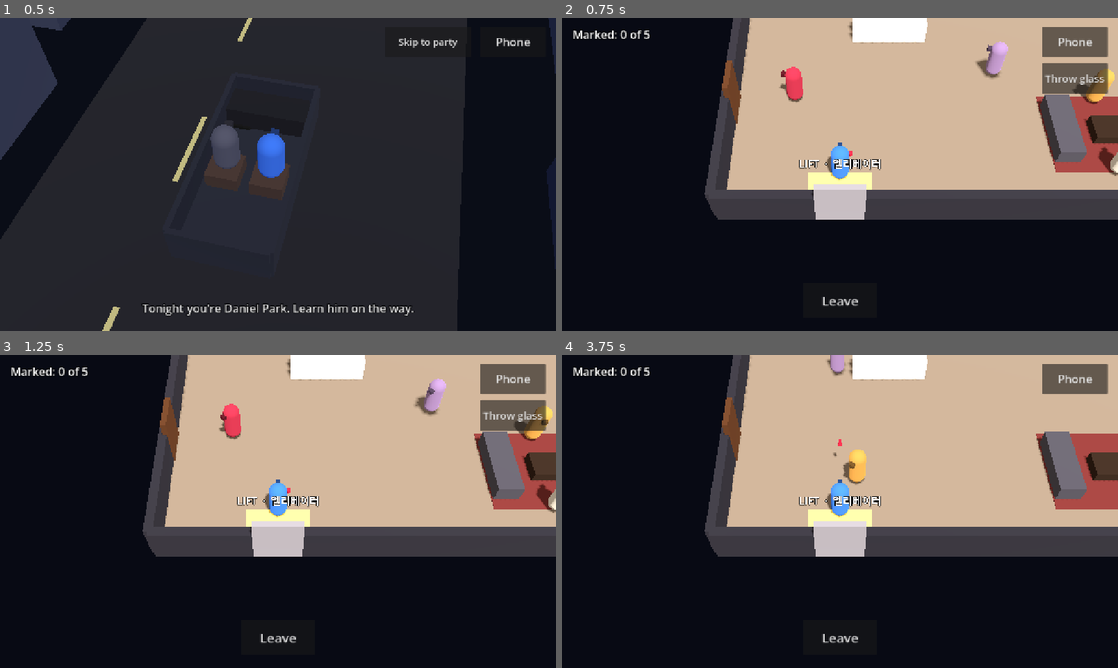
Above: before the commit, frames 1-4 (two rows, left to right).
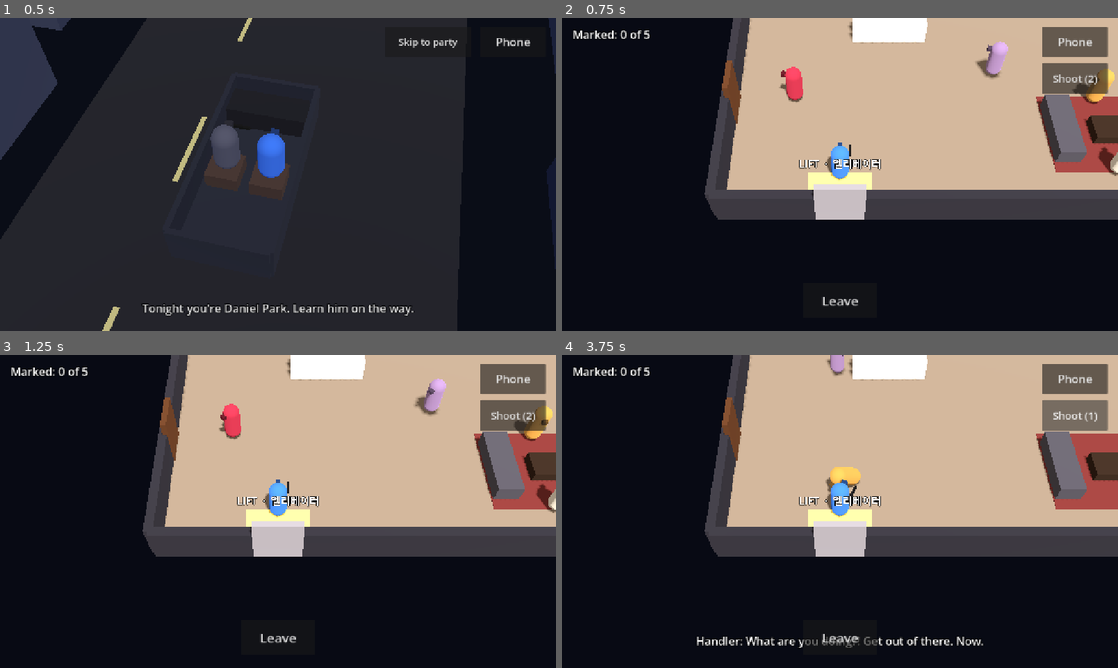
Above: after the commit, the same moments.

Repository: Kopus123/tal
Game: Godot game, scene res://cover.tscn
Two runs of this game, one before a commit and one after it. Both use one fixed random seed, a clock stepped at 60 frames per second and the inputs below.
Inputs:
- Up to frame 1 (0.5 s): no input
- Up to frame 2 (0.75 s): click "Skip to party" at 0.5 s
- Up to frame 3 (1.25 s): no input
- Up to frame 4 (3.75 s): click "Leave" at 1.25 s; click "Phone" at 2 s; click "Again" at 2.75 s; click "Throw glass" (after the commit: "Shoot (2)") at 3.5 s

Frame 1 is identical in both runs. In frame 2, 0.2% of the frame differs, in the area x 51-98%, y 18-45%; in frame 3, 0.2%; in frame 4, 2.4%, in the area x 24-99%, y 0-94%.
Error in both runs: Invalid access to property or key 'process_frame' on a base object of type 'null instance'. (res://cover.gd:280)

Commit message:
Spy box 1.11.0: a silenced pistol instead of the glass (two shots; security first if he's after you, else whoever's in front; they drop; witnesses alarmed, security comes, handler yells; debrief lists who you took down)
Co-Authored-By: Claude Opus 5.5 <noreply@anthropic.com>

Diff:
--- a/spy/gala.gd
+++ b/spy/gala.gd
@@ -79,7 +79,8 @@
 const HANDLER := {"h_in": "You're in. We know their titles, not their faces. Listen, and mark who's who on your phone.",
 	"h_out": "Okay, we're out. Let's see what you got.",
 	"h_heat1": "Careful. People are starting to talk about you.", "h_heat2": "Security's watching you now. Keep it clean, or head for the lift.",
-	"h_heat3": "They're onto you. Get to the lift. Now.", "h_calm": "Okay. Security's backed off."}
+	"h_heat3": "They're onto you. Get to the lift. Now.", "h_calm": "Okay. Security's backed off.",
+	"h_shot": "What are you doing?! Get out of there. Now."}
 const HEAT := [2, 4, 6]          # how much doubt in the room (everyone's added up) before: talk, security watches you, security comes
 const ASKERS := ["host", "broker", "assistant", "g1", "g2", "g3", "g4", "g5", "g6"]   # who might ask who you are
 const REACT := {"ok": ["아, 반갑습니다.", "Ah, nice to meet you."], "again": ["네? 다시 한 번요?", "Sorry? Once more?"], "cool": ["아... 네.", "Ah... right."],
@@ -149,7 +150,11 @@
 var no_heat := false              # (tester) doubt in the room doesn't bring security
 var talk_wait := {}               # you tapped Talk while they were mid-chat: they turn to you when it's done
 var hunt_wait := 0.0              # he checks in on his earpiece before he comes: your head start
-var glass := true                 # a wine glass in your hand: throw it and everyone looks where it smashes
+var ammo := 2                     # a silenced pistol, two shots: whoever you hit goes down
+var gun_prop: MeshInstance3D
+var shoot_btn: Button
+var downed: Array = []            # who you took down
+var glass := false                # a wine glass in your hand: throw it and everyone looks where it smashes
 var glass_prop: MeshInstance3D
 var throw_btn: Button
 var noise_at := Vector3.ZERO      # where it smashed
@@ -271,7 +276,9 @@
 	var pmat := _mat(Color(0.4, 0.8, 1.0)); pmat.emission_enabled = true; pmat.emission = Color(0.3, 0.6, 0.9); phone_prop.material_override = pmat
 	phone_prop.position = Vector3(0, 1.05, -0.4); phone_prop.visible = false; body_mesh.add_child(phone_prop)
 	glass_prop = MeshInstance3D.new(); glass_prop.mesh = _glass_mesh(); glass_prop.material_override = _glass_mat()
-	glass_prop.position = Vector3(0.34, 1.0, -0.15); body_mesh.add_child(glass_prop)
+	glass_prop.position = Vector3(0.34, 1.0, -0.15); body_mesh.add_child(glass_prop); glass_prop.visible = false
+	gun_prop = MeshInstance3D.new(); var gb := BoxMesh.new(); gb.size = Vector3(0.08, 0.1, 0.42); gun_prop.mesh = gb
+	gun_prop.material_override = _mat(Color(0.08, 0.08, 0.09)); gun_prop.position = Vector3(0.34, 1.0, -0.3); body_mesh.add_child(gun_prop)
 	var ear := AudioListener3D.new(); ear.position.y = 1.5; player.add_child(ear); ear.make_current()   # you hear from where you stand
 	player.position = START
 	ring = MeshInstance3D.new(); var tm := TorusMesh.new(); tm.inner_radius = 0.42; tm.outer_radius = 0.55; ring.mesh = tm
@@ -668,6 +675,69 @@
 	if distract_t <= 0.0 and not hunting and not sec.shadow: _send_back(sec)   # back to his post
 
 
+func _aim() -> Dictionary:   # who you'd hit: security first if he's after you, else whoever's in front of you, else whoever's nearest
+	var sec := _find("security")
+	if sec and (hunting or sec.shadow) and player.position.distance_to(sec.body.position) < 14.0: return sec
+	var fwd := Vector3(-sin(body_mesh.rotation.y), 0, -cos(body_mesh.rotation.y))
+	var best := {}; var bd := INF
+	for p in people:
+		if p.gone: continue
+		var to: Vector3 = p.body.position - player.position; to.y = 0
+		var d := to.length()
+		if d > 14.0 or d < 0.05: continue
+		var score := d if fwd.dot(to / d) > 0.75 else d + 100.0   # in front of you counts first
+		if score < bd: bd = score; best = p
+	if bd > 100.0 and bd - 100.0 > 8.0: return {}
+	return best
+
+
+func _shoot() -> void:   # pfft: they drop. Anyone who sees it panics, and security comes for you
+	if ammo <= 0 or done or escorting or not asking.is_empty() or back: return
+	var p := _aim()
+	ammo -= 1
+	var to: Vector3 = (p.body.position if p else player.position + Vector3(-sin(body_mesh.rotation.y), 0, -cos(body_mesh.rotation.y)) * 5.0) - player.position
+	body_mesh.rotation.y = atan2(-to.x, -to.z)
+	var flash := MeshInstance3D.new(); var fm := SphereMesh.new(); fm.radius = 0.12; fm.height = 0.24; flash.mesh = fm
+	var fmat := _mat(Color(1.0, 0.85, 0.4)); fmat.emission_enabled = true; fmat.emission = Color(1.0, 0.7, 0.3); fmat.emission_energy_multiplier = 4.0; flash.material_override = fmat
+	flash.position = gun_prop.position + Vector3(0, 0, -0.3); body_mesh.add_child(flash)
+	get_tree().create_timer(0.08).timeout.connect(flash.queue_free)
+	var snd := AudioStreamPlayer3D.new(); snd.stream = _shot_sound(); snd.position = player.position + Vector3(0, 1.0, 0); add_child(snd); snd.play()
+	played.append("shot")
+	if p.is_empty(): _plg("You fire. Nobody there."); return
+	_plg("You fire at %s. They drop." % _desc(p))
+	_drop(p)
+	_handler("h_shot")
+	var sec := _find("security")
+	for o in people:   # everyone who saw: alarmed, and they look at you
+		if o.gone or o.body.position.distance_to(player.position) > 10.0: continue
+		_doubt(o, 3); o.glance = 5.0; o.look_t = 0.0
+	if sec and not hunting and not done:   # he heard it: he comes for you, no waiting
+		hunting = true; hunted = true; hunt_wait = 0.6; sec.shadow = false; sec.timer = INF; heat_stage = 3
+		slots_taken.erase("%s:%d" % [sec.spot, sec.slot]); sec.slot = -1
+
+
+func _drop(p: Dictionary) -> void:   # down on the floor, out of the party
+	if asking == p: _ask_end("walked")
+	p.gone = true; p.busy = true; p.following = false; p.shadow = false; p.coming = false
+	if p.slot >= 0: slots_taken.erase("%s:%d" % [p.spot, p.slot])
+	downed.append(p.id)
+	var b: CharacterBody3D = p.body
+	b.velocity = Vector3.ZERO; b.collision_layer = 0; p.audio.stop(); p.ko.text = ""
+	if p.role == "security": hunting = false; distract_t = 0.0
+	create_tween().tween_property(b, "rotation:x", -PI / 2, 0.35)
+	var pos := b.position; create_tween().tween_property(b, "position:y", 0.3, 0.35).from(pos.y)
+
+
+func _shot_sound() -> AudioStreamWAV:   # a suppressed shot: a hard thump and a hiss
+	var rate := 22050; var n := int(rate * 0.3)
+	var data := PackedByteArray(); data.resize(n * 2)
+	for i in n:
+		var t := float(i) / rate
+		var v := sin(t * TAU * 90.0) * exp(-t * 30.0) * 0.9 + (randf() * 2.0 - 1.0) * exp(-t * 40.0) * 0.6
+		data.encode_s16(i * 2, int(clampf(v, -1.0, 1.0) * 30000.0))
+	var w := AudioStreamWAV.new(); w.format = AudioStreamWAV.FORMAT_16_BITS; w.mix_rate = rate; w.data = data; return w
+
+
 func _room_doubt() -> int:   # everyone's doubt about you, added up
 	var n := 0
 	for p in people:
@@ -960,11 +1030,9 @@
 func _process(dt: float) -> void:
 	var focus := player.position + (Vector3(3.4, 0, 0) if phone_open else Vector3.ZERO)   # the phone covers the right: keep you in view
 	cam.position = cam.position.lerp(focus + CAM_OFF, 1.0 - exp(-6.0 * dt)); cam.look_at(cam.position - CAM_OFF, Vector3.UP)
-	if not glass and not done:   # stand at the bar and the bartender hands you another
-		var bt := _find("bartender")
-		if bt and not bt.busy and player.position.distance_to(bt.body.position) < 2.2:
-			glass = true; glass_prop.visible = true; _line(bt, "r_wine")
-	throw_btn.visible = glass and not done and not escorting and not phone_open and asking.is_empty() and not back
+	throw_btn.visible = false
+	shoot_btn.visible = ammo > 0 and not done and not escorting and not phone_open and asking.is_empty() and not back
+	shoot_btn.text = "Shoot (%d)" % ammo
 	if not talk_wait.is_empty():   # you asked for them: they turn to you as soon as they're free
 		var tw: Dictionary = talk_wait
 		if tw.gone or done or not asking.is_empty() or back or player.position.distance_to(tw.body.position) > 3.2: talk_wait = {}; talk_btn.text = "Talk"
@@ -1030,7 +1098,9 @@
 	phone_btn = _btn("Phone", 26, Vector2(150, 70)); phone_btn.set_anchors_preset(Control.PRESET_TOP_RIGHT)
 	phone_btn.position = Vector2(-174, 20); root.add_child(phone_btn); phone_btn.pressed.connect(_toggle_phone)
 	throw_btn = _btn("Throw glass", 24, Vector2(150, 70)); throw_btn.set_anchors_preset(Control.PRESET_TOP_RIGHT)
-	throw_btn.position = Vector2(-174, 104); root.add_child(throw_btn); throw_btn.pressed.connect(func(): _throw())
+	throw_btn.position = Vector2(-174, 104); root.add_child(throw_btn); throw_btn.pressed.connect(func(): _throw()); throw_btn.visible = false
+	shoot_btn = _btn("Shoot (2)", 24, Vector2(150, 70)); shoot_btn.set_anchors_preset(Control.PRESET_TOP_RIGHT)
+	shoot_btn.position = Vector2(-174, 104); root.add_child(shoot_btn); shoot_btn.pressed.connect(func(): _shoot())
 	talk_btn = _btn("Talk", 34, Vector2(200, 110)); root.add_child(talk_btn); talk_btn.pressed.connect(_talk_btn)   # walk up to someone and talk
 	talk_btn.anchor_left = 1; talk_btn.anchor_right = 1; talk_btn.anchor_top = 1; talk_btn.anchor_bottom = 1
 	talk_btn.offset_left = -240; talk_btn.offset_right = -30; talk_btn.offset_top = -170; talk_btn.offset_bottom = -40; talk_btn.visible = false
@@ -1135,6 +1205,7 @@
 	await get_tree().create_timer(1.2).timeout
 	var t := "Debrief\n\n"
 	if walked_out: t += "Escorted out.\n\n"
+	if downed: t += "You took down: %s.\n\n" % ", ".join(downed.map(func(id): var q := _who_is(id); return "a guest" if q.role == "guest" else ROLE_NAME[q.role][1]))
 	elif hunted: t += "You got out before security reached you.\n\n"
 	var right := 0
 	for r in ROLES:
@@ -1934,36 +2005,30 @@
 	_check(hunt_wait > 0.0, "and he takes a moment on his earpiece first: your head start")
 	_check(heat_stage == 3 and hunting and played.has("h_heat3"), "the whole room doubts you: he comes for you, get to the lift (stage %d hunting=%s escorting=%s doubt %d)" % [heat_stage, hunting, escorting, _room_doubt()])
 	hunting = false; hunted = false; heat_stage = 0; no_heat = true; sh.shadow = false; _send_back(sh); _reset_pics()
-	# the glass: throw it, and security goes to look instead of coming for you
+	# the pistol: two shots, whoever you hit drops; anyone who sees it panics
 	_reset_pics(); hold = true
 	for p in people: p.busy = false
-	_check(glass and glass_prop.visible and throw_btn.visible, "you have a glass in your hand, and a Throw glass button")
+	_check(ammo == 2 and gun_prop.visible and shoot_btn.visible and shoot_btn.text == "Shoot (2)", "you carry a pistol: a Shoot (2) button")
 	var sd := _find("security")
 	await _put(Vector3(-0.6, 0, 2.0)); sd.body.position = player.position + Vector3(4.5, 0, 0)
 	hunting = true; hunted = true; slots_taken.erase("%s:%d" % [sd.spot, sd.slot]); sd.slot = -1
-	body_mesh.rotation.y = PI / 2   # (facing away from him)
-	var n_before := player.position.distance_to(sd.body.position)
-	await _throw(); await _secs(0.1)
-	_check(not glass and not glass_prop.visible and played.has("smash") and noise_at.x < player.position.x - 3.0, "throw it: it smashes on the floor ahead of you")
-	await _secs(1.2)
-	_check(distract_t > 0.0 and sd.body.position.distance_to(noise_at) < 4.5 + 6.0 - 1.0 and player.position.distance_to(sd.body.position) > 1.1, "security stops coming for you and goes to look at it (%.1f m from the mess)" % sd.body.position.distance_to(noise_at))
-	_check(people.filter(func(o): return o.look_t > 0.0).size() >= 1, "heads turn to the noise")
-	for i in 200:
-		await _secs(0.1)
-		if distract_t <= 0.0: break
-	var n_after := player.position.distance_to(sd.body.position)
-	await _secs(1.0)
-	_check((hunting or escorting) and player.position.distance_to(sd.body.position) < n_after, "a few seconds later he comes for you again: use them to get away (hunting=%s escorting=%s done=%s distract=%.1f %.1f→%.1f m)" % [hunting, escorting, done, distract_t, n_after, player.position.distance_to(sd.body.position)])
-	hunting = false; hunted = false; escorting = false; done = false; end_ui.visible = false; sd.busy = false; _send_back(sd)
-	var btd := _find("bartender"); await _beside(btd); await _secs(0.6)
-	_check(glass and glass_prop.visible and played.has("bartender_r_wine"), "go to the bar: 네, 여기 있습니다, and another glass")
-	var wg: Dictionary = _guest_group()[0]; await _beside(wg)
-	escorting = false; done = false; end_ui.visible = false
-	if not asking.is_empty(): _ask_end("walked")
-	_reset_pics(); glass = true
-	await _throw(); await _secs(0.2)
-	_check(wg.pic.doubt >= 1, "throw it right beside someone: they saw you do it (doubt=%d %.1f m, done=%s escorting=%s)" % [wg.pic.doubt, player.position.distance_to(wg.body.position), done, escorting])
-	_reset_pics(); glass = true; glass_prop.visible = true; distract_t = 0.0
+	body_mesh.rotation.y = PI / 2   # (facing away: you still get him, he's the one after you)
+	var wit: Array = people.filter(func(o): return not o.gone and o != sd and o.id in ASKERS and o.body.position.distance_to(player.position) < 10.0)
+	_shoot(); await _secs(0.5)
+	_check(sd.gone and "security" in downed and not hunting and ammo == 1 and played.has("shot"), "shoot: security drops, and he's not coming for you any more")
+	_check(sd.body.rotation.x < -1.0, "he's lying on the floor")
+	_check(wit.is_empty() or wit.all(func(o): return o.pic.doubt == 3), "everyone who saw it is alarmed (%d of them)" % wit.size())
+	_check(played.has("h_shot"), "and your handler: what are you doing?! get out")
+	var tg2: Dictionary = _guest_group()[0]; await _put(tg2.body.position + Vector3(0, 0, 3.0)); var to2: Vector3 = tg2.body.position - player.position
+	body_mesh.rotation.y = atan2(-to2.x, -to2.z)
+	_shoot(); await _secs(0.3)
+	_check(tg2.gone and ammo == 0 and not shoot_btn.visible, "the second shot: whoever's in front of you, and then you're out (hit %s)" % [downed])
+	await _shot("g9_gun")
+	# (put them back up for the rest of the tests)
+	for q in [sd, tg2]:
+		q.gone = false; q.busy = false; q.body.rotation.x = 0.0; q.body.position.y = 0.0; q.body.collision_layer = 8
+		_send_back(q)
+	downed.clear(); ammo = 2; hunting = false; hunted = false; heat_stage = 0; _reset_pics()
 	# leave by the lift: the debrief
 	hold = true
 	for p in people: p.busy = false
@@ -2147,6 +2212,12 @@
 			if leave_btn.visible: await _finish(); await _secs(1.5)
 			else: _plg("(no Leave button here: go to the lift first)")
 		"shot": await _shot("agent_" + (w[1] if w.size() > 1 else "x")); _plg("(screenshot saved: build/spy/agent_%s.png)" % (w[1] if w.size() > 1 else "x"))
+		"shoot":   # at someone (by letter), or whoever's in front of you
+			if ammo <= 0: _plg("(no shots left)"); return
+			for p in people:
+				if not p.gone and w.size() > 1 and tags.get(p.id, "") == w[1]:
+					var to: Vector3 = p.body.position - player.position; body_mesh.rotation.y = atan2(-to.x, -to.z)
+			_shoot(); await _secs(0.5)
 		"throw":   # throw toward someone (by letter), or straight ahead
 			if not glass: _plg("(no glass in your hand: the bartender will give you one)"); return
 			var at := Vector3.INF
Not shown, changed: spy/export_presets.cfg
Not shown, added: spy/voice/gala/h_shot.mp3.import
Not shown, added: spy/voice/gala/h_shot.mp3
